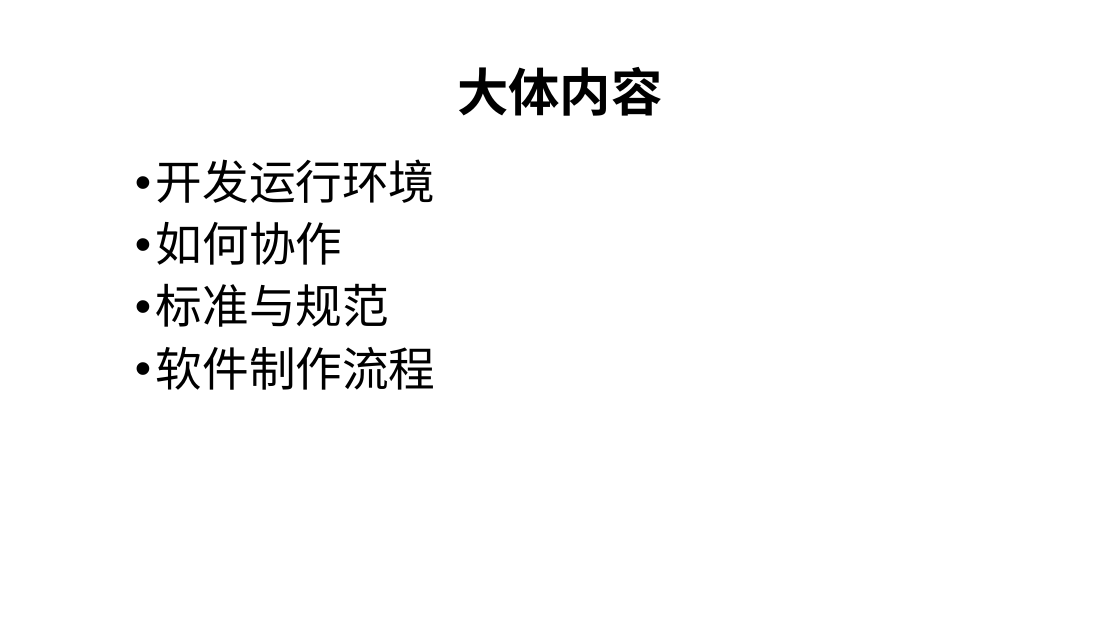
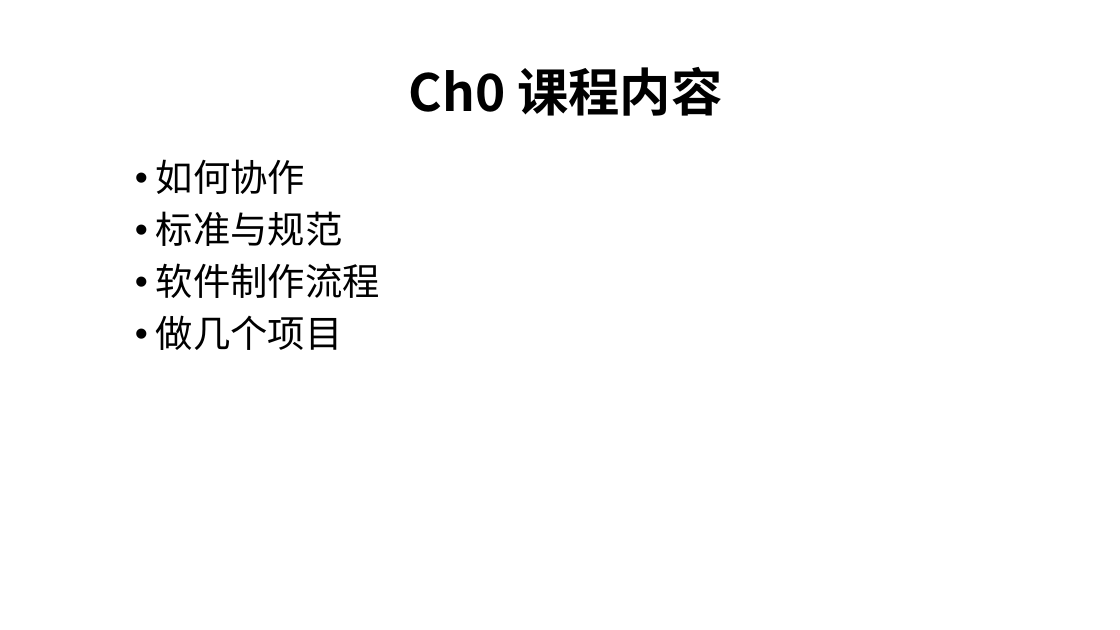
Before and after one commit to zuoshenghuang/curriculum, a slide deck: slide 2 of software/Ch_0_main.pptx (slide 5 before the commit). Drawn at 1120x630 pixels with LibreOffice and Linux fonts; fonts in the diff are those of the drawing; background and template pictures are left out. Boxes give left, top, right and bottom in pixels: in the first picture for what was removed or moved away, otherwise in the second. Text is boxed around its words. In the diff, an @@ line names an element or a change of style, - is before the commit and + after.

```diff
--- a/software/Ch_0_main.pptx
+++ b/software/Ch_0_main.pptx
@@ title at (409, 67, 722, 116): text changed @@
-大体内容
+Ch0 课程内容
@@ text at (156, 159, 436, 203): paragraph removed @@
-• 开发运行环境
@@ text at (156, 159, 380, 298): size 40 to 32 pt in "如何协作", "标准与规范", "软件制作流程" @@
@@ text at (156, 315, 343, 350): paragraph added @@
+• 做几个项目
```
Also in this commit, not shown: 5 other slides changed, 6 slides added, 1 slide removed, 7 other files.
